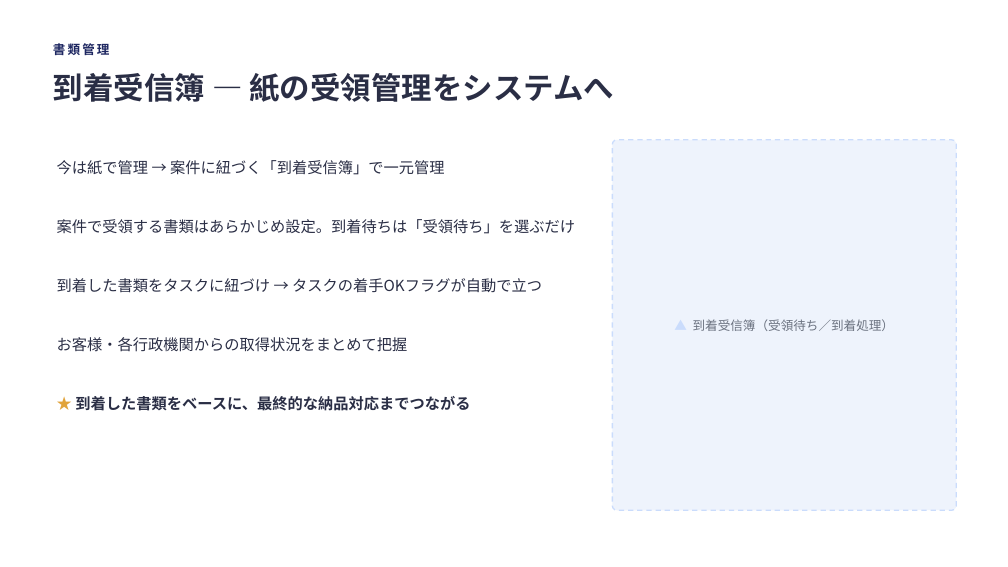
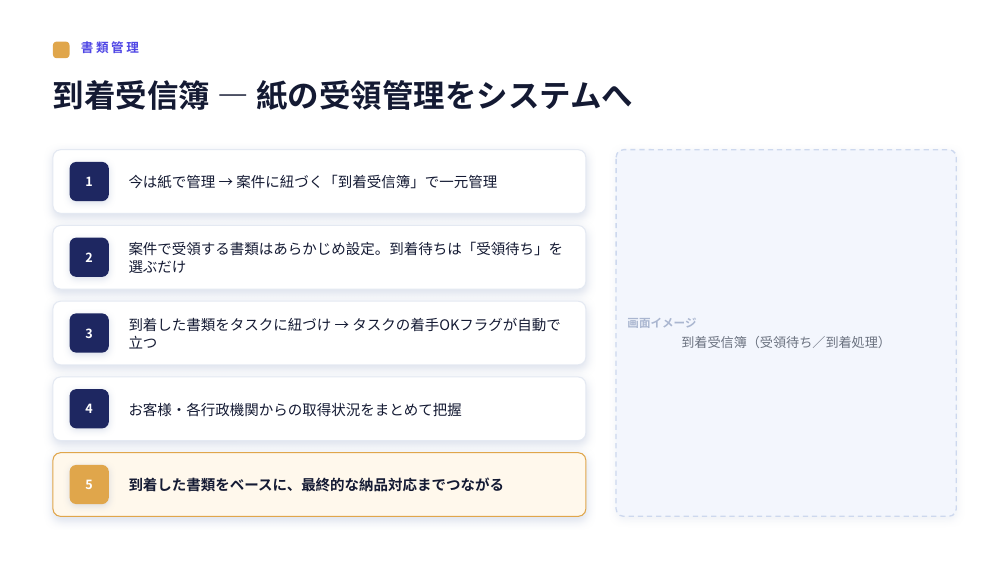
Before and after one commit to IVipcy/SouzokPlatform, a slide deck: slide 8 of docs/新システム移行説明会_rev2.pptx. Drawn at 1008x567 pixels with LibreOffice and Linux fonts; fonts in the diff are those of the drawing. Boxes give left, top, right and bottom in pixels: in the first picture for what was removed or moved away, otherwise in the second. Text is boxed around its words. In the diff, an @@ line names an element or a change of style, - is before the commit and + after.

Commit message:
移行説明会rev2 デザイン刷新：テキスト羅列をやめ、feature系スライドを「番号タイル＋ポイントカード」に。全カードにソフトシャドウ、見出しはゴールドアクセント＋インディゴのキッカー、画面イメージ枠も角丸＋影で整理。共通ヘルパー刷新で全22枚を一括底上げ。

```diff
--- a/docs/新システム移行説明会_rev2.pptx
+++ b/docs/新システム移行説明会_rev2.pptx
@@ rounded rectangle added at <box>53,42,70,58</box>, fill #E0A64B @@
@@ text "書類管理": place and size @@
-text "書類管理" at <box>53,43,110,55</box>
+text "書類管理" at <box>81,41,139,53</box>
@@ text "書類管理" at <box>81,41,139,53</box>: text colour #1E2761 to #4F46E5, letter spacing 2 to 2.5 pt @@
@@ text "到着受信簿 — 紙の受領管理をシステムへ": place and size @@
-text "到着受信簿 — 紙の受領管理をシステムへ" at <box>53,73,614,102</box>
+text "到着受信簿 — 紙の受領管理をシステムへ" at <box>53,80,633,110</box>
@@ text "到着受信簿 — 紙の受領管理をシステムへ" at <box>53,80,633,110</box>: size 29 to 30 pt, text colour #2A2E45 to #141A33 @@
@@ rounded rectangle added at <box>53,150,586,213</box>, fill #FFFFFF, outline #E4E9F2 1 pt @@
@@ rounded rectangle added at <box>70,162,109,201</box>, fill #1E2761, 12 pt, text #FFFFFF, bold @@
+1
@@ text "今は紙で管理 → 案件に紐づく「到着受信簿」で一元管理": place and size @@
-text "今は紙で管理 → 案件に紐づく「到着受信簿」で一元管理" at <box>57,160,444,175</box>
+text "今は紙で管理 → 案件に紐づく「到着受信簿」で一元管理" at <box>129,174,497,189</box>
@@ rounded rectangle added at <box>616,150,957,516</box>, fill #F3F6FD, outline #CDD8EE 1.25 pt dashed @@
@@ text "画面イメージ 到着受信簿（受領待ち／到着処理）": place and size @@
-text "画面イメージ 到着受信簿（受領待ち／到着処理）" at <box>613,140,957,510</box>
+text "画面イメージ 到着受信簿（受領待ち／到着処理）" at <box>627,318,891,348</box>
@@ text "画面イメージ 到着受信簿（受領待ち／到着処理）" at <box>627,318,891,348</box>: fill #EEF3FC to none; outline #CADCFC 1.25 pt dashed to none @@
@@ rounded rectangle added at <box>53,225,586,289</box>, fill #FFFFFF, outline #E4E9F2 1 pt @@
@@ rounded rectangle added at <box>70,237,109,277</box>, fill #1E2761, 12 pt, text #FFFFFF, bold @@
+2
@@ text "案件で受領する書類はあらかじめ設定。到着待ちは「受領待ち」を選ぶだけ": place and size @@
-text "案件で受領する書類はあらかじめ設定。到着待ちは「受領待ち」を選ぶだけ" at <box>57,219,575,234</box>
+text "案件で受領する書類はあらかじめ設定。到着待ちは「受領待ち」を選ぶだけ" at <box>129,241,564,273</box>
@@ rounded rectangle added at <box>53,301,586,364</box>, fill #FFFFFF, outline #E4E9F2 1 pt @@
@@ rounded rectangle added at <box>70,313,109,352</box>, fill #1E2761, 12 pt, text #FFFFFF, bold @@
+3
@@ text "到着した書類をタスクに紐づけ → タスクの着手OKフラグが自動で立つ": place and size @@
-text "到着した書類をタスクに紐づけ → タスクの着手OKフラグが自動で立つ" at <box>57,278,542,293</box>
+text "到着した書類をタスクに紐づけ → タスクの着手OKフラグが自動で立つ" at <box>129,317,561,332</box>
@@ text at <box>627,318,891,348</box>: text changed; size 12 to 12.5 pt @@
-▲ 到着受信簿（受領待ち／到着処理）
+画面イメージ
+到着受信簿（受領待ち／到着処理）
@@ rounded rectangle added at <box>53,377,586,441</box>, fill #FFFFFF, outline #E4E9F2 1 pt @@
@@ rounded rectangle added at <box>70,389,109,429</box>, fill #1E2761, 12 pt, text #FFFFFF, bold @@
+4
@@ size 14.5 to 13.8 pt, text colour #2A2E45 to #141A33; bullet • to none; line spacing 1.02 to 1.06 in 4 elements at <box>129,174,497,189</box>, <box>129,241,564,273</box>, <box>129,317,561,332</box>, <box>129,402,462,417</box> @@
@@ text "お客様・各行政機関からの取得状況をまとめて把握": place and size @@
-text "お客様・各行政機関からの取得状況をまとめて把握" at <box>57,337,408,352</box>
+text "お客様・各行政機関からの取得状況をまとめて把握" at <box>129,402,462,417</box>
@@ rounded rectangle added at <box>53,453,586,516</box>, fill #FFF8EC, outline #E0A64B 1 pt @@
@@ rounded rectangle added at <box>70,465,109,504</box>, fill #E0A64B, 12 pt, text #FFFFFF, bold @@
+5
@@ text at <box>129,477,505,492</box>: text changed; size 14.5 to 13.8 pt; text colour #2A2E45 to #141A33 @@
-★ 到着した書類をベースに、最終的な納品対応までつながる
+到着した書類をベースに、最終的な納品対応までつながる
```
Also in this commit, not shown: 21 other slides changed.
